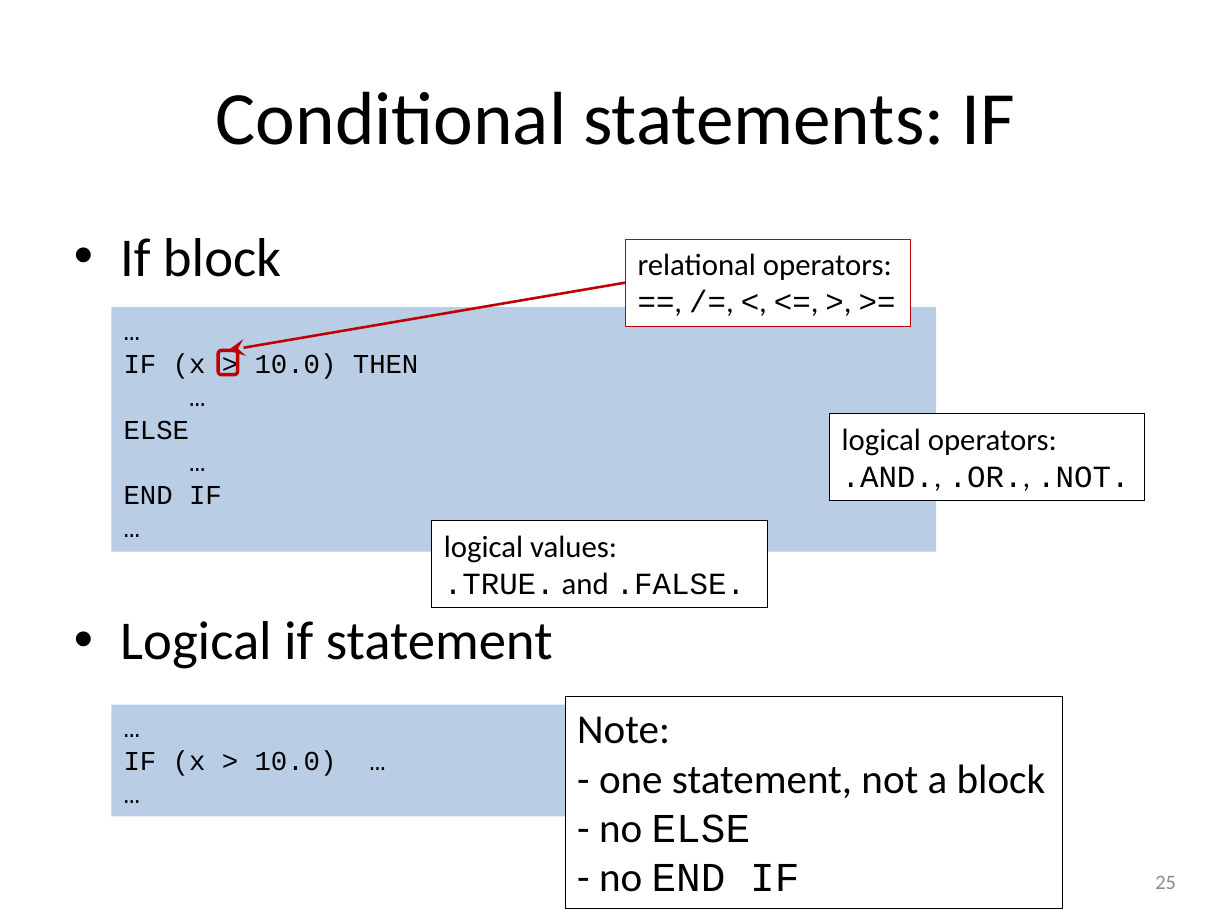
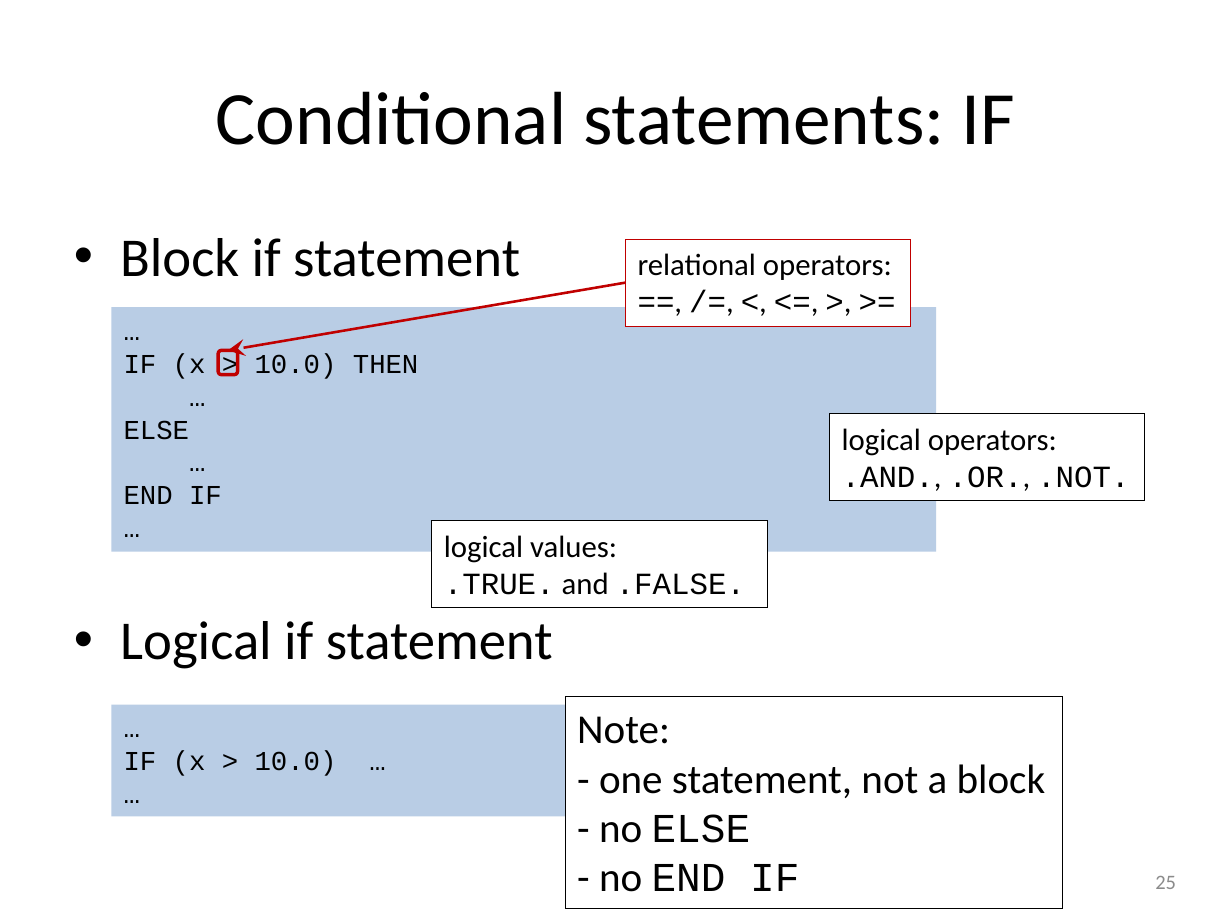
Before and after one commit to gjbex/Fortran-for-programmers, a slide deck: slide 25 of fortran_for_programmers.pptx. Drawn at 1232x924 pixels with LibreOffice and Linux fonts; fonts in the diff are those of the drawing. Boxes give left, top, right and bottom in pixels: in the first picture for what was removed or moved away, otherwise in the second. Text is boxed around its words. In the diff, an @@ line names an element or a change of style, - is before the commit and + after.

Commit message:
Fix typos

```diff
--- a/fortran_for_programmers.pptx
+++ b/fortran_for_programmers.pptx
@@ text at (120,238,520,277): text changed @@
-• If block
+• Block if statement
```
Also in this commit, not shown: 1 other slide changed.
